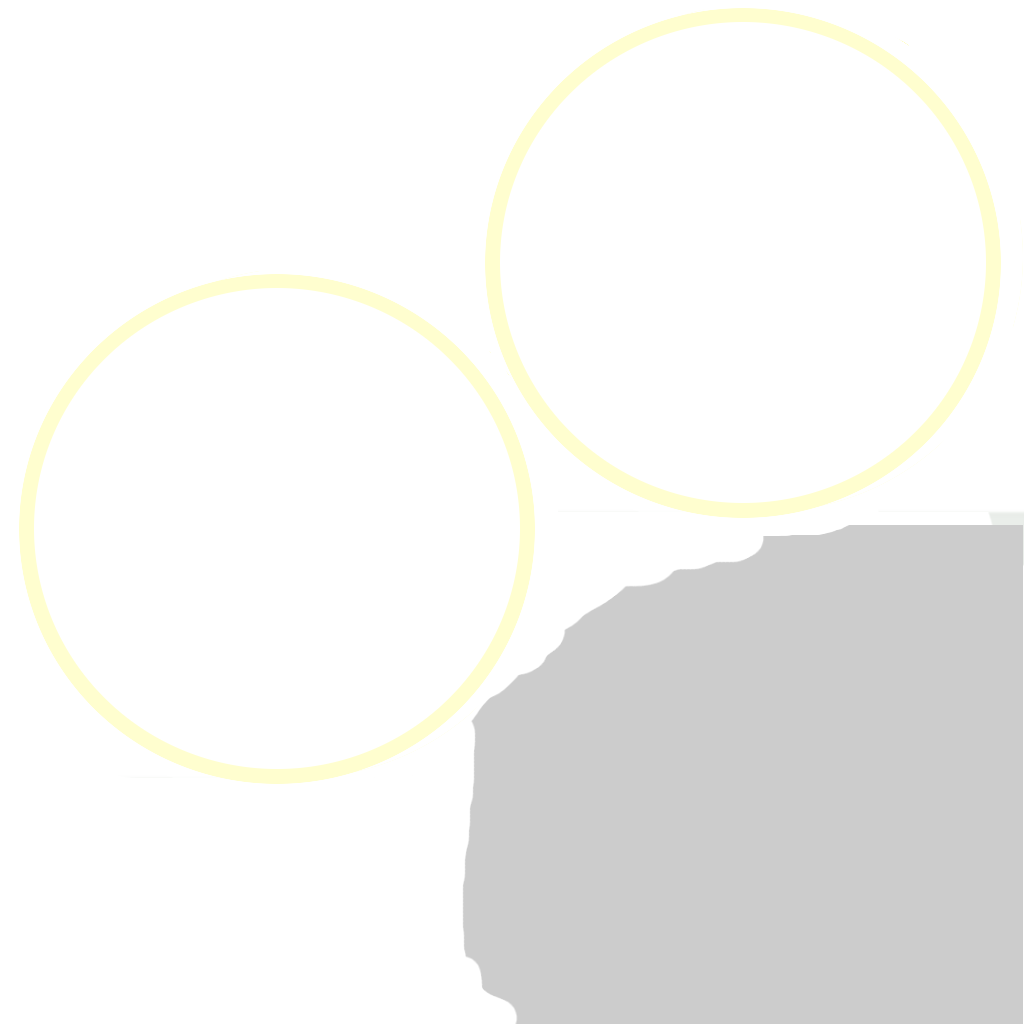
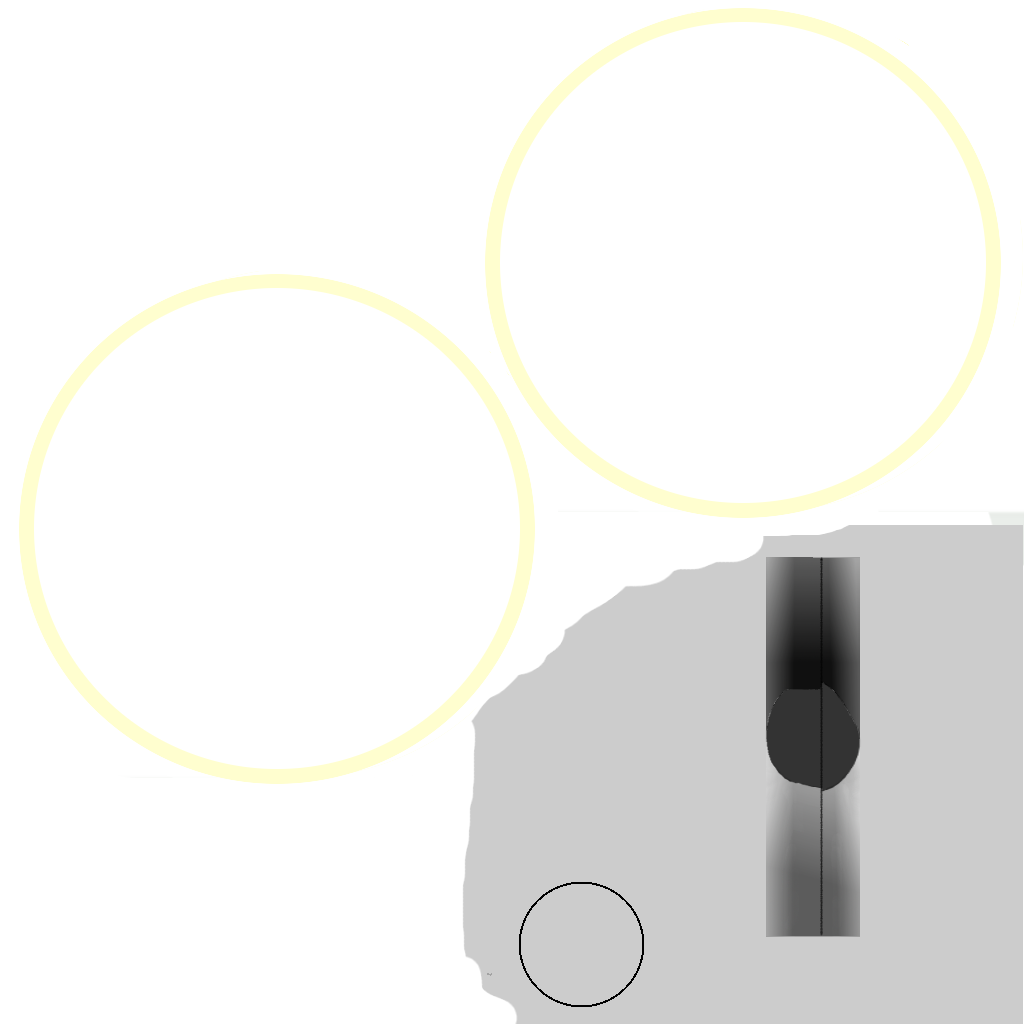
Layers edited between the first and the second 1024px x 1024px image:
showed "holes", opacity 100% → 75% over [765, 680, 861, 792]
showed "lines" over [487, 557, 823, 1007]
showed "Layer", painted on it over [766, 557, 860, 937]
